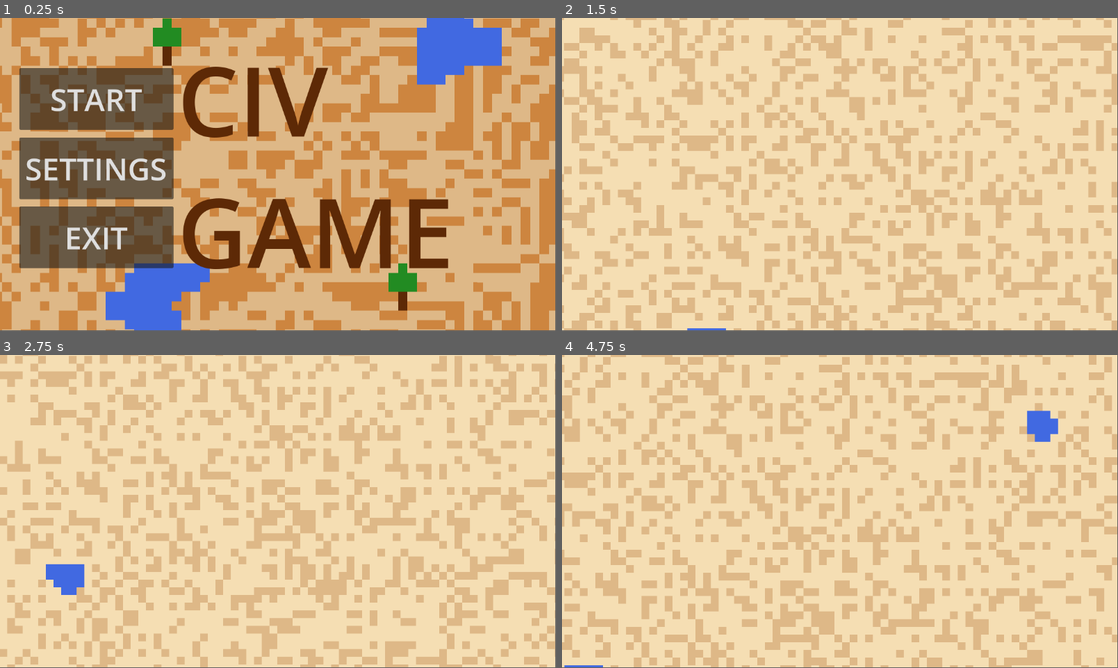
Above: before the commit, frames 1-4 (two rows, left to right).
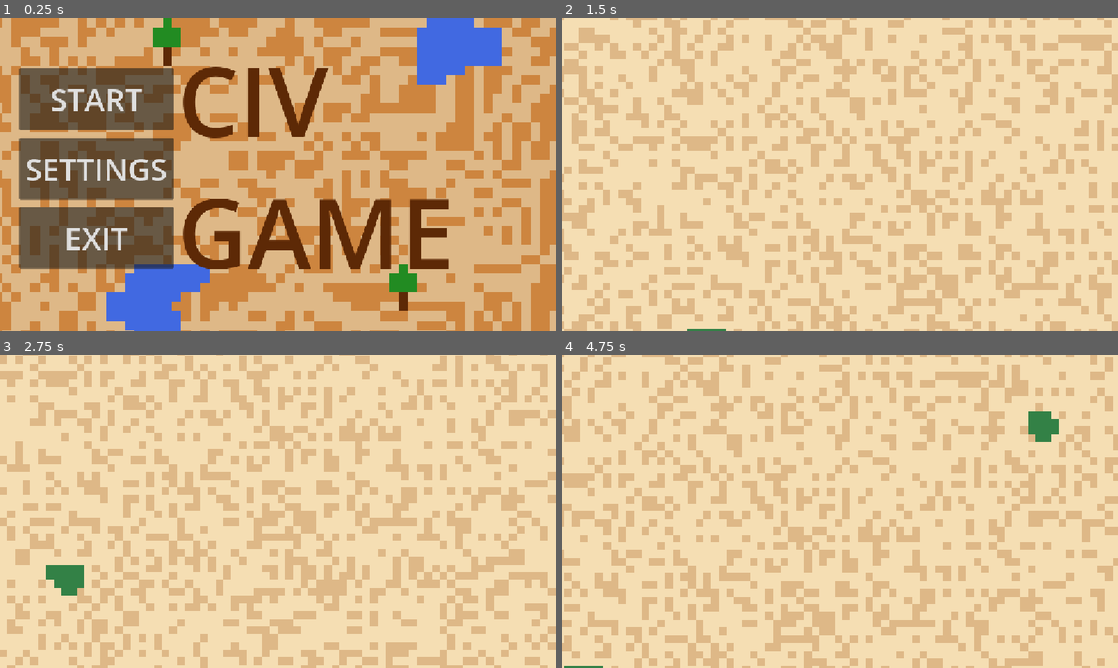
Above: after the commit, the same moments.

Repository: treetmitterglad/civ-game
Game: Godot game, scene res://scenes/main_menu.tscn
Same seed, same stepped clock (60 frames per second), same inputs: the game is played once before the commit and once after it.
Inputs (mouse positions are in pixels of both pictures, inside the frame that each line leads up to):
- Up to frame 1 (0.25 s): no input
- Up to frame 2 (1.5 s): click "START" at 0.5 s; tap Enter at 1.25 s; move the mouse to (962, 158) at 1.27 s; hold D (move_right) from 1.28 s (still down)
- Up to frame 3 (2.75 s): move the mouse to (166, 527) at 2.02 s; release D (move_right) at 2.03 s; hold S (move_down) from 2.03 s (still down)
- Up to frame 4 (4.75 s): move the mouse to (895, 442) at 2.77 s; release S (move_down) at 2.78 s; hold D (move_right) 2.78-3.53 s; move the mouse to (812, 574) at 3.52 s; hold W (move_up) 3.53-4.28 s; move the mouse to (1006, 558) at 4.27 s; hold A (move_left) from 4.28 s (still down)
In our replay, the window is 799x449 before the commit and 800x450 after it. These sizes can differ from the game's own. Grey fills any space a smaller window leaves; there, only what the larger window draws over its background counts as a difference.

The runs differ from the first frame. In frame 1, 5.4% of the frame differs, in the area x 0-100%, y 0-100%; in frame 2, 4.1%; in frame 3, 4.5%; in frame 4, 4.8%.

Commit message:
updated strech settings to scale properly

Diff:
--- a/project.godot
+++ b/project.godot
@@ -14,6 +14,11 @@
 run/main_scene="uid://de6an1r06fy4j"
 config/features=PackedStringArray("4.6", "Mobile")
 config/icon="res://icon.svg"
+
+[display]
+
+window/stretch/mode="canvas_items"
+window/stretch/aspect="expand"
 
 [input]
 
--- a/scripts/game/game.gd
+++ b/scripts/game/game.gd
@@ -12,7 +12,7 @@
 # --- TILES ---
 const TILE_LIGHT = 0
 const TILE_DARK = 1
-const TILE_WATER = 2
+const TILE_WATER = 21
 
 # --- SAND VARIATION ---
 @export_range(0.0, 1.0) var dark_tile_frequency: float = 0.2
